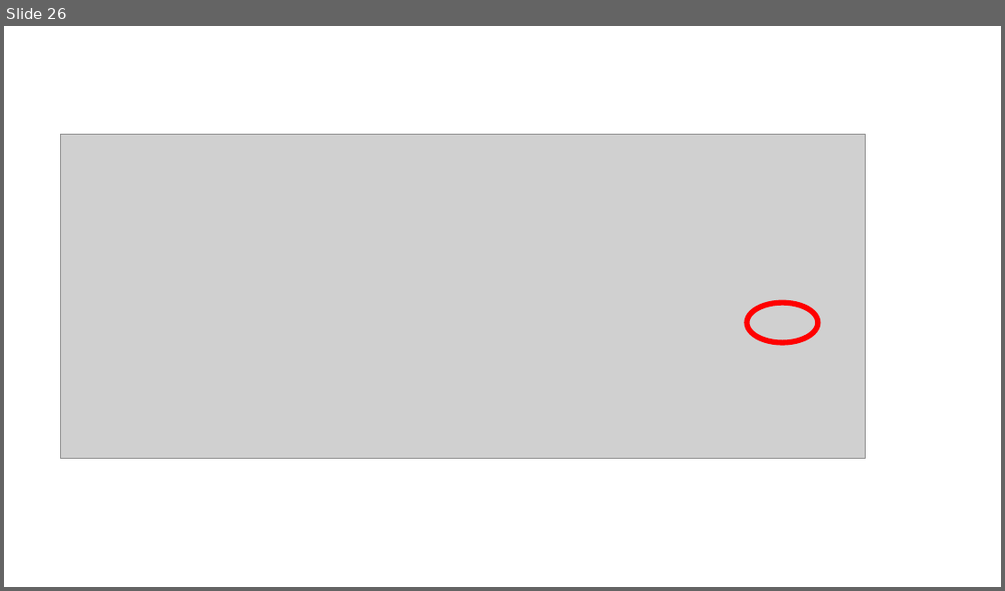
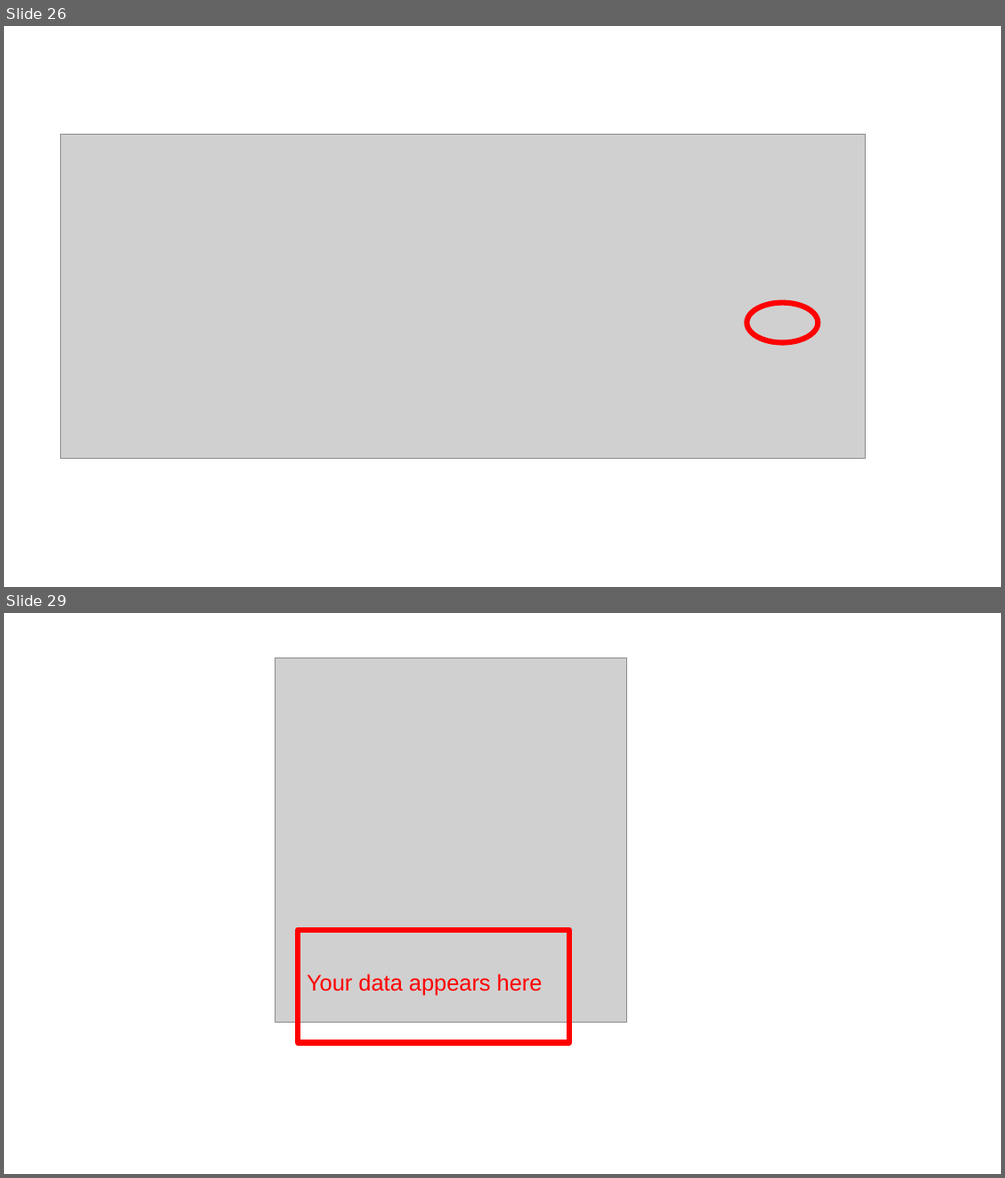
Before and after one commit to mbcladwell/ln7, a slide deck: ppt/lnwbootstrap.odp. Shown one above the other, each under a label of ours: slide 26 before the commit, slides 26 and 29 after it; the slides between them are not shown. The pictures are 1005x591 and 1005x1178 pixels, drawn with LibreOffice and Linux fonts; fonts in the diff are those of the drawing; grey boxes stand for pictures. Boxes give left, top, right and bottom in pixels: in the first picture for what was removed or moved away, otherwise in the second. Text is boxed around its words. In the diff, an @@ line names an element or a change of style, - is before the commit and + after.

```diff
--- a/ppt/lnwbootstrap.odp
+++ b/ppt/lnwbootstrap.odp
@@ slide 29 added at (x1=4, y1=613, x2=1001, y2=1174), background #FFFFFF @@
@@ picture added at (x1=275, y1=658, x2=627, y2=1022) @@
@@ rectangle added at (x1=298, y1=930, x2=569, y2=1043), outline #FF0000 4.31 pt @@
@@ text added at (x1=307, y1=973, x2=542, y2=995), 18 pt, text #FF0000 @@
+Your data appears here
```
Also in this commit, not shown: 6 other slides added, 19 other files.
